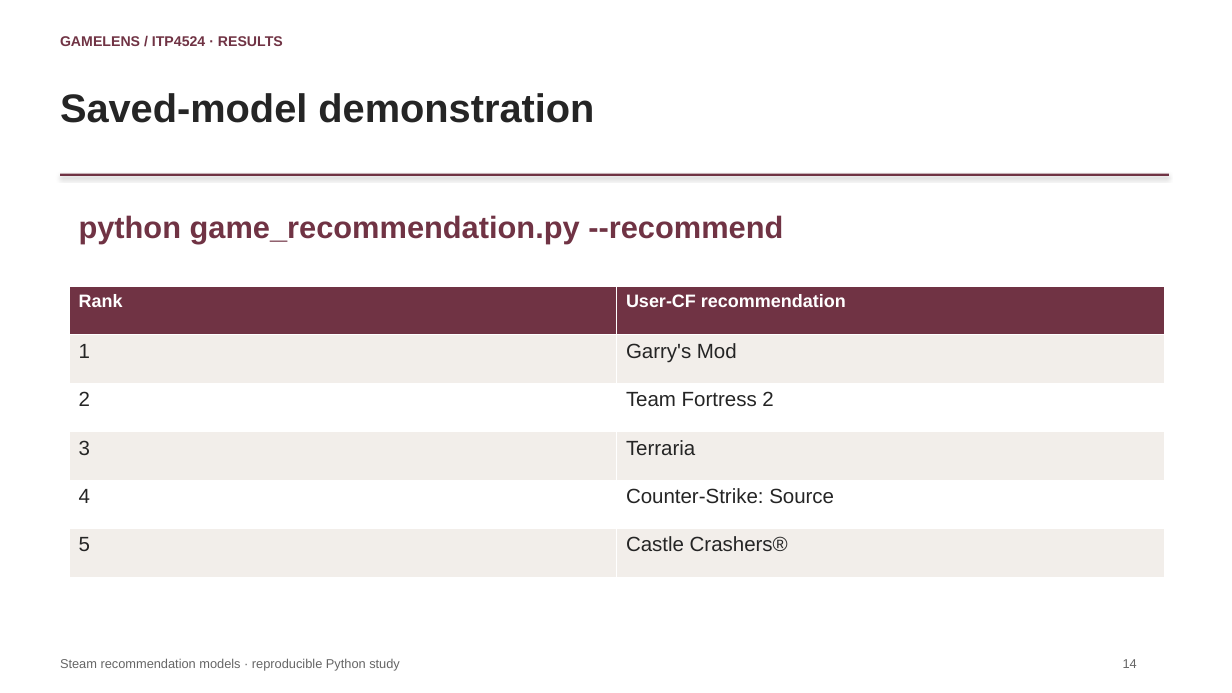
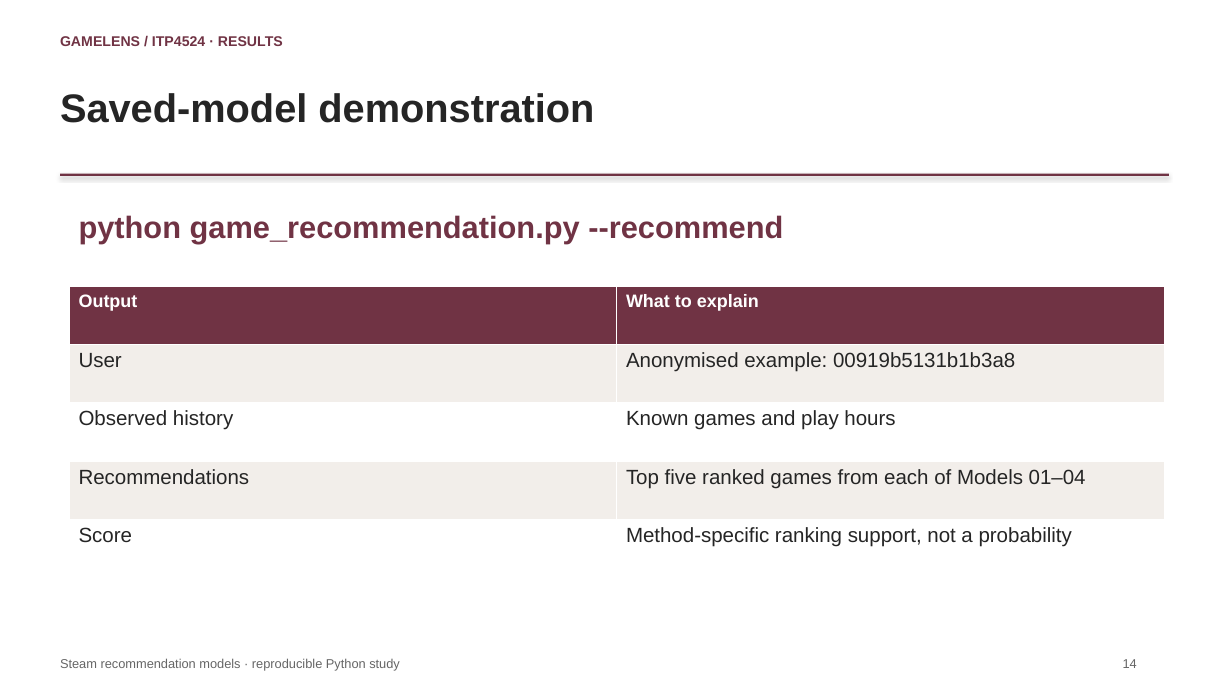
Before and after one commit to CalebChan411/ITP4524GP, a slide deck: slide 14 of part_b/game_recommendation/presentation.pptx. Drawn at 1232x693 pixels with LibreOffice and Linux fonts; fonts in the diff are those of the drawing. Boxes give left, top, right and bottom in pixels: in the first picture for what was removed or moved away, otherwise in the second. Text is boxed around its words. In the diff, an @@ line names an element or a change of style, - is before the commit and + after.

Commit message:
Adopt Windows Python 3.12.10 output as the reporting reference

```diff
--- a/part_b/game_recommendation/presentation.pptx
+++ b/part_b/game_recommendation/presentation.pptx
@@ table at [69,287,1164,578] @@
-row 1: Rank | User-CF recommendation
-row 2: 1 | Garry's Mod
-row 3: 2 | Team Fortress 2
-row 4: 3 | Terraria
-row 5: 4 | Counter-Strike: Source
-row 6: 5 | Castle Crashers®
+row 1: Output | What to explain
+row 2: User | Anonymised example: 00919b5131b1b3a8
+row 3: Observed history | Known games and play hours
+row 4: Recommendations | Top five ranked games from each of Models 01–04
+row 5: Score | Method-specific ranking support, not a probability
```
Also in this commit, not shown: 3 other slides changed, 8 other files.
